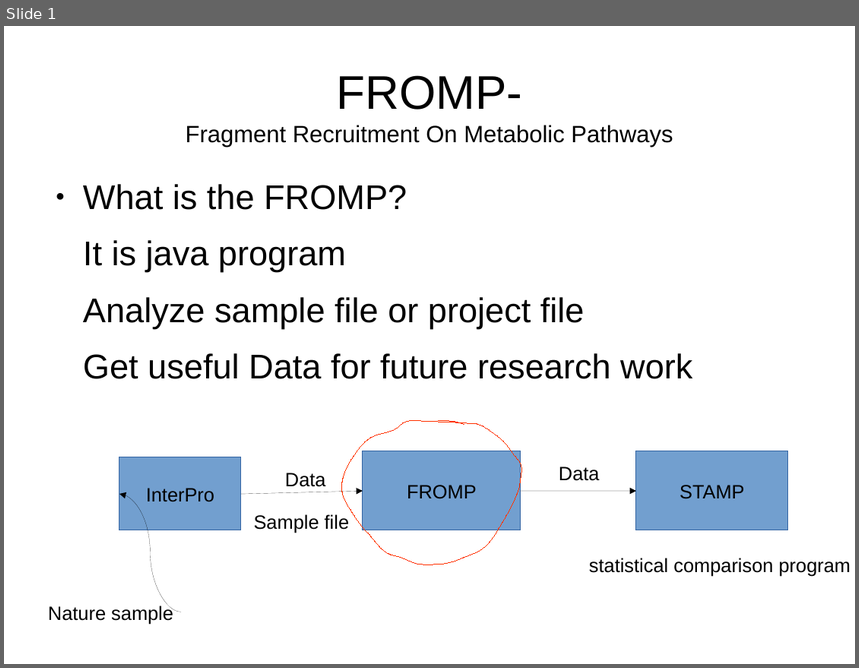
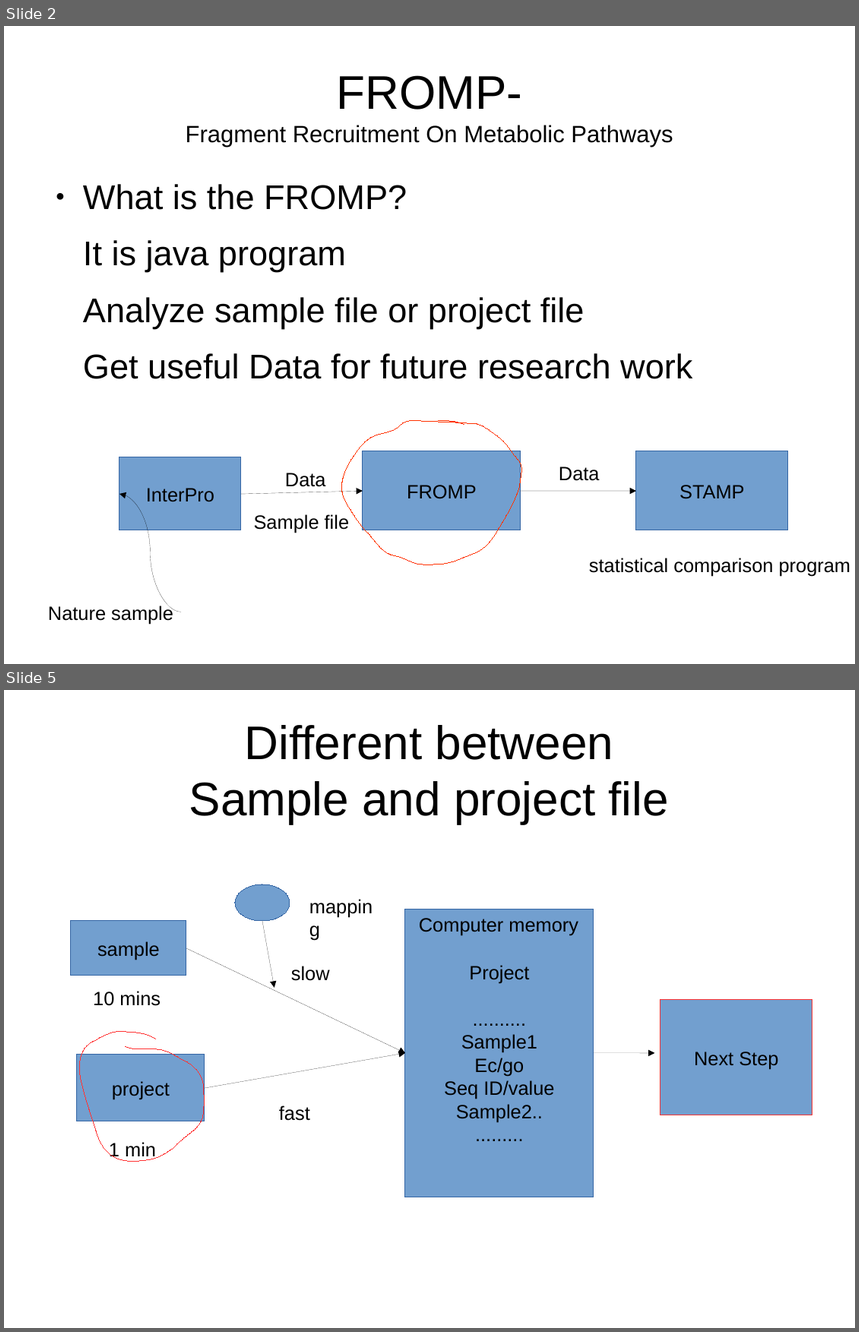
Before and after one commit to LaRocheLab/FROMP, a slide deck: introduce fromp.odp. Shown one above the other, each under a label of ours: slide 1 before the commit, slides 2 and 5 after it; the slides between them are not shown. The pictures are 859x668 and 859x1332 pixels, drawn with LibreOffice and Linux fonts; fonts in the diff are those of the drawing. Boxes give left, top, right and bottom in pixels: in the first picture for what was removed or moved away, otherwise in the second. Text is boxed around its words. In the diff, an @@ line names an element or a change of style, - is before the commit and + after.

```diff
--- a/introduce fromp.odp
+++ b/introduce fromp.odp
@@ slide 5 added at (4, 690, 855, 1328), background #FFFFFF @@
@@ title added at (189, 725, 669, 825), 44 pt, text #000000 @@
+Different between
+Sample and project file
@@ ellipse added at (235, 885, 290, 921), fill #729FCF, outline #3465A4 0 pt @@
@@ text added at (302, 891, 391, 942), 18 pt, text #000000 @@
+mapping
@@ rectangle added at (405, 909, 594, 1198), fill #729FCF, outline #3465A4 0 pt, 18 pt, text #000000 @@
+Project
+..........
+Sample1
+Ec/go
+Seq ID/value
+Sample2..
+.........
@@ rectangle added at (71, 921, 187, 976), fill #729FCF, outline #3465A4 0 pt, 18 pt, text #000000 @@
+sample
@@ arrow added from (262, 921) to (275, 988), #000000 0 pt @@
@@ text added at (419, 918, 579, 935), 18 pt, text #000000 @@
+Computer memory
@@ arrow added from (186, 948) to (405, 1053), #000000 0 pt @@
@@ text added at (291, 966, 330, 981), 18 pt, text #000000 @@
+slow
@@ text added at (93, 991, 161, 1006), 18 pt, text #000000 @@
+10 mins
@@ rectangle added at (661, 1001, 813, 1116), fill #729FCF, outline #FF3333 0 pt, 18 pt, text #000000 @@
+Next Step
@@ freeform shape added at (80, 1031, 204, 1161), outline #FF3333 0 pt @@
@@ arrow added from (205, 1088) to (405, 1053), #000000 0 pt @@
@@ arrow added from (594, 1053) to (655, 1053), #000000 0 pt @@
@@ rectangle added at (77, 1055, 204, 1122), fill #729FCF, outline #3465A4 0 pt, 18 pt, text #000000 @@
+project
@@ text added at (279, 1106, 310, 1121), 18 pt, text #000000 @@
+fast
@@ text added at (109, 1142, 156, 1160), 18 pt, text #000000 @@
+1 min
@@ what was slide 1 is now slide 2 @@
```
Also in this commit, not shown: 2 slides changed, 2 other slides added, 1 slide removed, 2 other files.
